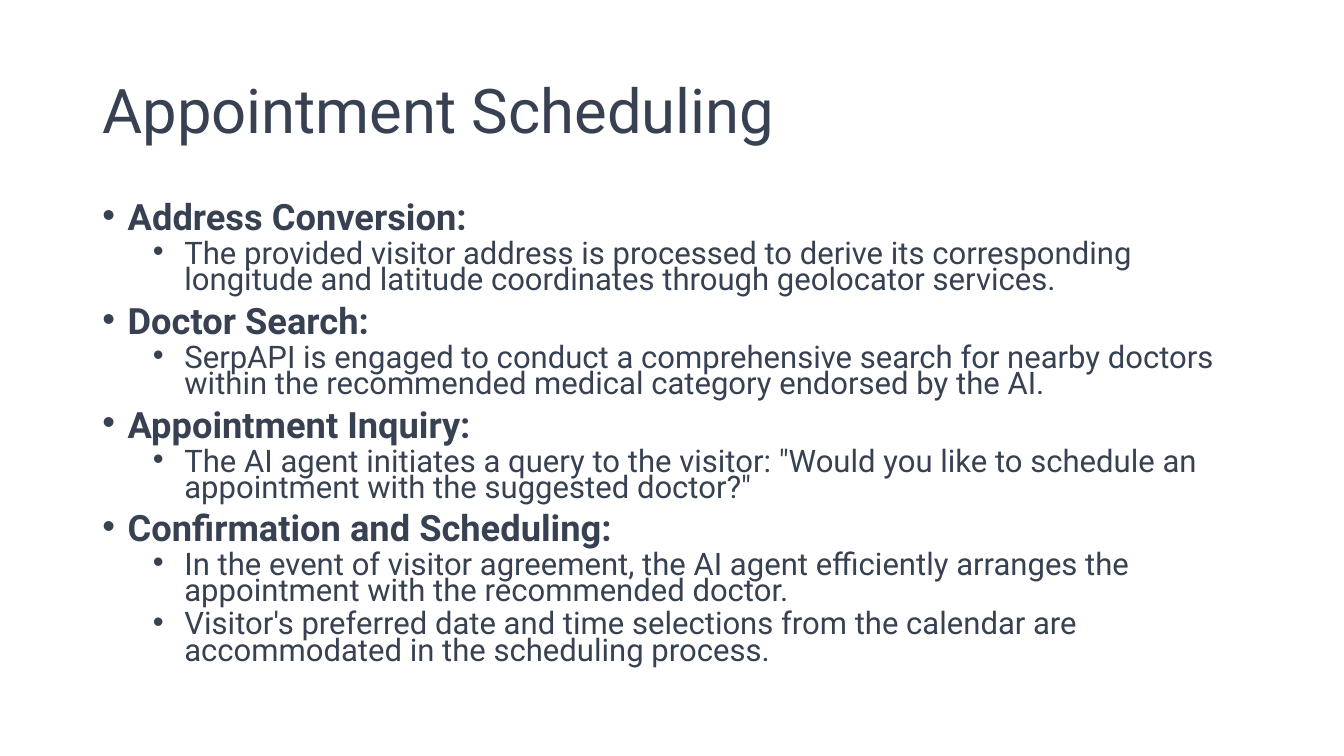
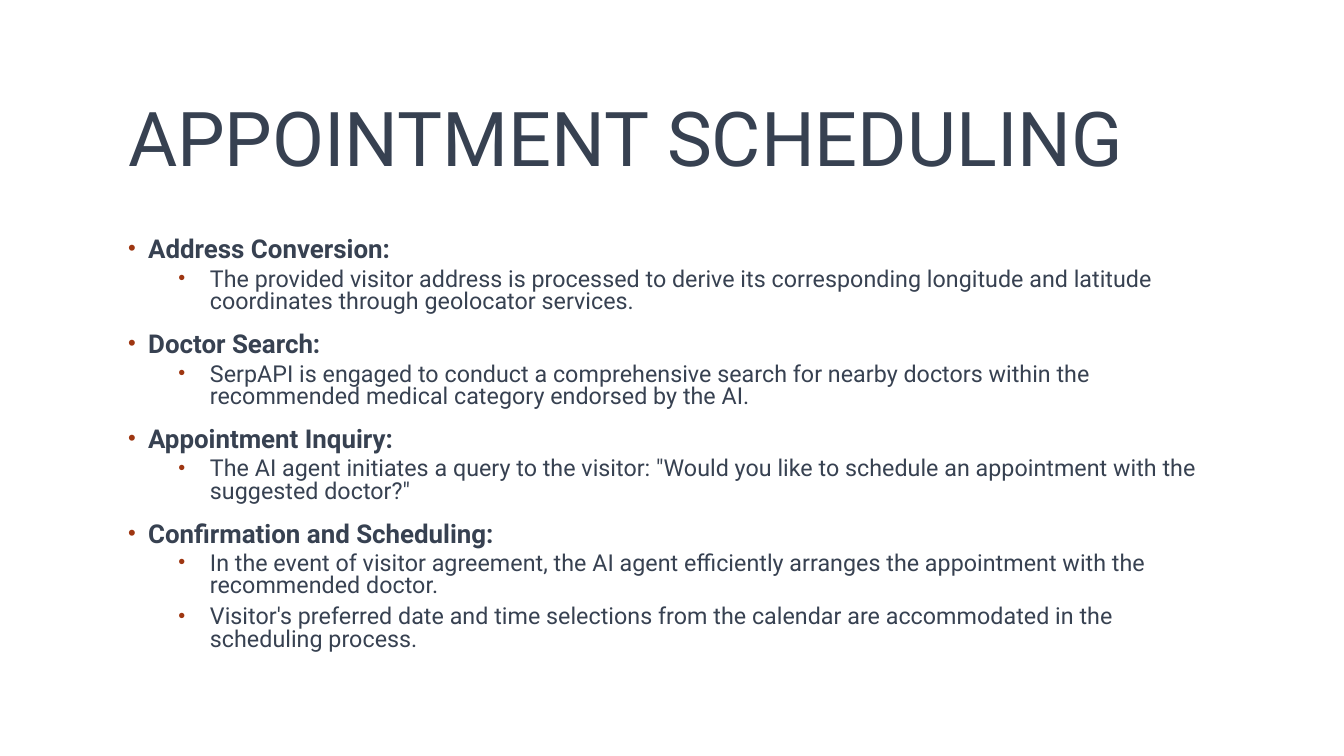
Before and after one commit to AndrewWooo/LLM_AI_Mavericks, a slide deck: slide 13 of chatbot-backend/team 8 AI Mavericks_v2_20230813.pptx. Drawn at 1344x756 pixels with LibreOffice and Linux fonts; fonts in the diff are those of the drawing; background and template pictures are left out. Boxes give left, top, right and bottom in pixels: in the first picture for what was removed or moved away, otherwise in the second. Text is boxed around its words. In the diff, an @@ line names an element or a change of style, - is before the commit and + after.

```diff
--- a/chatbot-backend/team 8 AI Mavericks_v2_20230813.pptx
+++ b/chatbot-backend/team 8 AI Mavericks_v2_20230813.pptx
@@ title at (128,111,1123,167): text changed; size 44 to 54 pt @@
-Appointment Scheduling
+APPOINTMENT SCHEDULING
@@ text "Address Conversion:": place and size @@
-text "Address Conversion:" at (128,202,1214,668)
+text "Address Conversion:" at (148,238,1196,652)
@@ text "Address Conversion:" at (148,238,1196,652): size 25.9 to 18.5 pt in "Address Conversion:", "Doctor Search:", "Appointment Inquiry:", "Confirmation and Scheduling:"; size 22.2 to 16.6 pt in "The provided visitor address is processed to ...", "SerpAPI is engaged to conduct a comprehensive ...", "The AI agent initiates a query to ...", "In the event of visitor agreement, the ..." and 1 more places; indent changed; line spacing 0.7 to 0.8; more space between paragraphs @@
```
Also in this commit, not shown: 17 other slides changed, 1 slide added, 1 slide removed.
